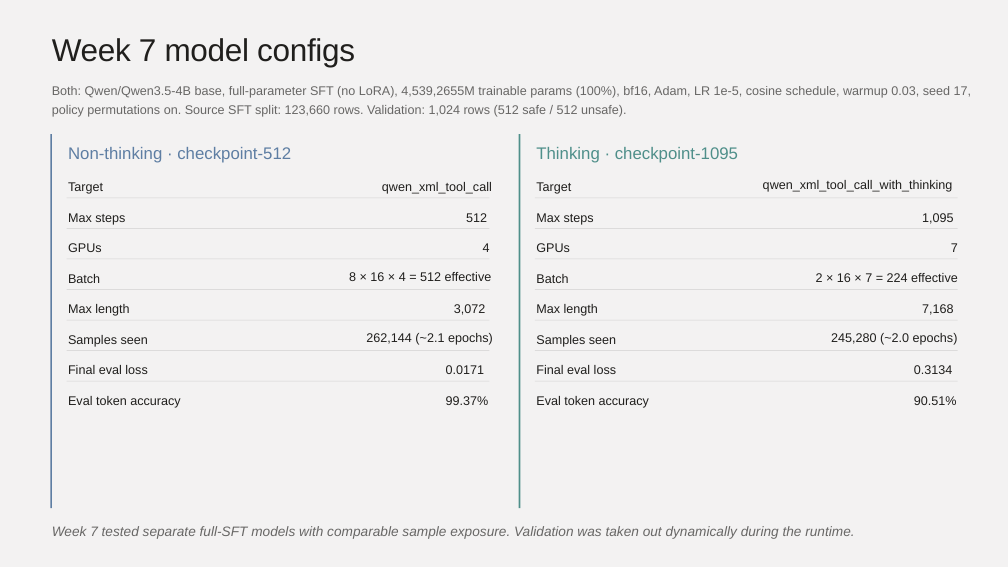
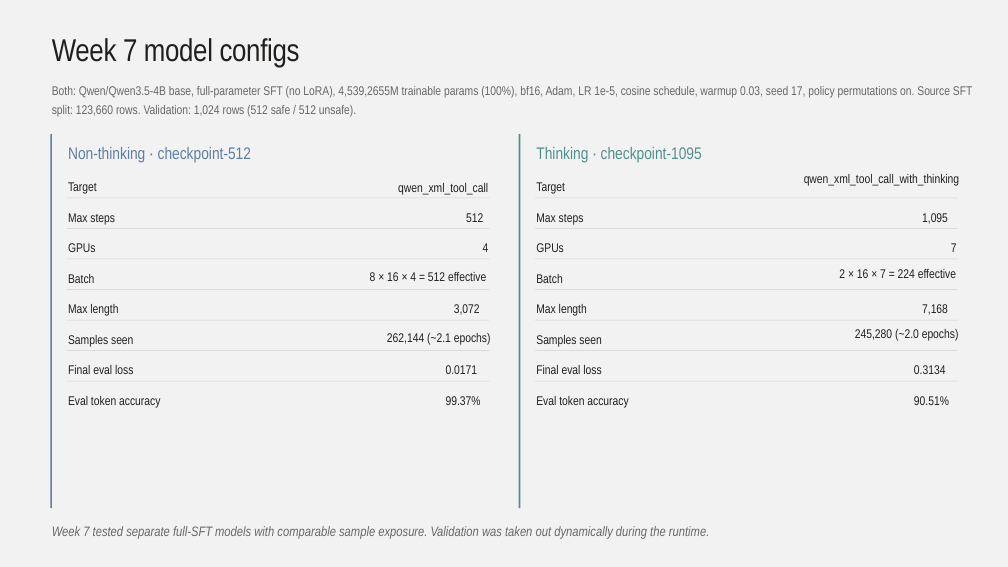
Before and after one commit to kunjcr2/A10-Internship-Progress, a slide deck: slide 5 of week-08/VLMSync7.pptx (slide 6 before the commit). Drawn at 1008x567 pixels with LibreOffice and Linux fonts; fonts in the diff are those of the drawing. Boxes give left, top, right and bottom in pixels: in the first picture for what was removed or moved away, otherwise in the second. Text is boxed around its words. In the diff, an @@ line names an element or a change of style, - is before the commit and + after.

```diff
--- a/week-08/VLMSync7.pptx
+++ b/week-08/VLMSync7.pptx
@@ text "qwen_xml_tool_call": place and size @@
-text "qwen_xml_tool_call" at box(382, 182, 492, 194)
+text "qwen_xml_tool_call" at box(398, 183, 488, 195)
@@ font Arial to Arial Narrow in 36 elements at box(52, 38, 300, 67), box(52, 86, 972, 116), box(68, 147, 251, 163), box(68, 182, 97, 194), box(68, 213, 115, 225), box(466, 213, 483, 222), box(68, 243, 96, 252), box(483, 243, 489, 252), box(68, 274, 94, 283), box(68, 304, 118, 316), box(454, 304, 480, 315), box(68, 335, 133, 347), box(68, 365, 133, 374), box(446, 365, 478, 374), box(68, 396, 160, 408), box(446, 396, 481, 405), box(536, 147, 702, 163), box(536, 182, 565, 194), box(536, 213, 584, 225), box(922, 213, 948, 224), box(536, 243, 564, 252), box(536, 274, 562, 283), box(536, 304, 587, 316), box(922, 304, 948, 315), box(536, 335, 601, 347), box(536, 365, 601, 374), box(914, 365, 946, 374), box(536, 396, 628, 408), box(914, 396, 949, 405), box(52, 526, 709, 539), box(398, 183, 488, 195), box(370, 272, 486, 281), box(387, 333, 491, 345), box(839, 269, 956, 278), box(855, 329, 959, 341), box(804, 174, 959, 186) @@
@@ text "qwen_xml_tool_call_with_thinking": place and size @@
-text "qwen_xml_tool_call_with_thinking" at box(763, 180, 953, 192)
+text "qwen_xml_tool_call_with_thinking" at box(804, 174, 959, 186)
@@ text "8 × 16 × 4 ...": place and size @@
-text "8 × 16 × 4 ..." at box(349, 272, 492, 281)
+text "8 × 16 × 4 ..." at box(370, 272, 486, 281)
@@ text "2 × 16 × 7 ...": place and size @@
-text "2 × 16 × 7 ..." at box(816, 273, 958, 282)
+text "2 × 16 × 7 ..." at box(839, 269, 956, 278)
@@ text "262,144 (~2.1 epochs)": place and size @@
-text "262,144 (~2.1 epochs)" at box(366, 333, 493, 345)
+text "262,144 (~2.1 epochs)" at box(387, 333, 491, 345)
@@ text "245,280 (~2.0 epochs)": place and size @@
-text "245,280 (~2.0 epochs)" at box(831, 333, 958, 345)
+text "245,280 (~2.0 epochs)" at box(855, 329, 959, 341)
```
Also in this commit, not shown: 11 other slides changed, 3 slides added, 2 slides removed.
